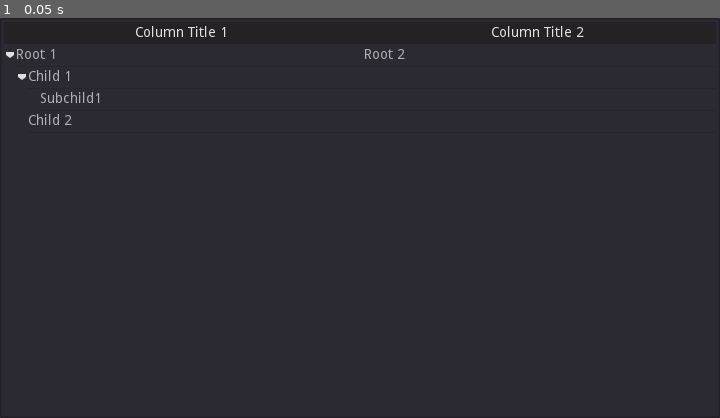
Above: before the commit, frame 1.
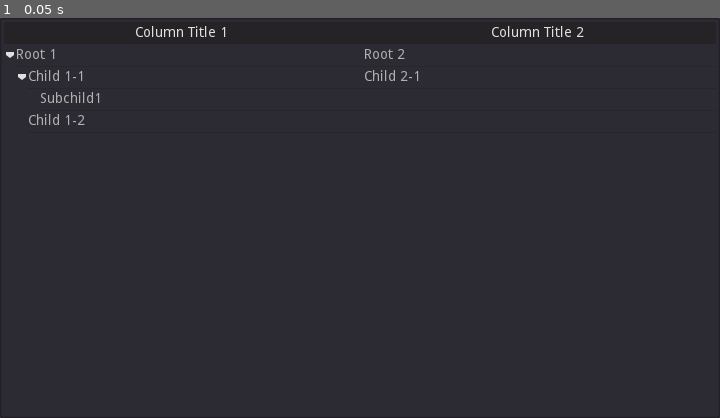
Above: after the commit, the same moment.

Repository: xcession/godot-tree-node
Game: Godot game, scene res://Main.tscn
Same seed, same stepped clock (60 frames per second), same inputs: the game is played once before the commit and once after it.
Inputs:
- Up to frame 1 (0.05 s): no input

The runs differ from the first frame. In frame 1, 0.1% of the frame differs, in the area x 9-59%, y 13-27%.

Commit message:
Minor update

Diff:
--- a/Main.gd
+++ b/Main.gd
@@ -1,25 +1,41 @@
 extends Control
 
-onready var tree_node = get_node("Tree")
+
+# Define node
+onready var tree = get_node("Tree")
+
 
 func _ready():
-	var root = tree_node.create_item()
+	# Create root tree
+	var root = tree.create_item()
 
-	tree_node.set_columns(2)
-	tree_node.set_column_titles_visible(true)
+	# Hide root tree
+	tree.set_hide_root(false)
+	# Hide folding arrow
+	tree.set_hide_folding(false)
 
-	tree_node.set_column_title(0, "Column Title 1")
-	tree_node.set_column_title(1, "Column Title 2")
+	# Set column count
+	tree.set_columns(2)
+	# Enable column titles
+	tree.set_column_titles_visible(true)
 
+	#Set column title
+	tree.set_column_title(0, "Column Title 1")
+	tree.set_column_title(1, "Column Title 2")
+
+	# Set root text (hidden if set_hide_root = true)
 	root.set_text(0, "Root 1")
-	#tree_node.set_hide_root(false)
 	root.set_text(1, "Root 2")
 
-	var child1 = tree_node.create_item(root)
-	child1.set_text(0, "Child 1")
+	# Create first childs
+	var child1 = tree.create_item(root)
+	child1.set_text(0, "Child 1-1")
+	child1.set_text(1, "Child 2-1")
 
-	var child2 = tree_node.create_item(root)
-	child2.set_text(0, "Child 2")
+	# Create second child
+	var child2 = tree.create_item(root)
+	child2.set_text(0, "Child 1-2")
 
-	var subchild1 = tree_node.create_item(child1)
+	# Create child1's subchild
+	var subchild1 = tree.create_item(child1)
 	subchild1.set_text(0, "Subchild1")
--- a/Main.tscn
+++ b/Main.tscn
@@ -1,6 +1,6 @@
 [gd_scene load_steps=2 format=2]
 
-[ext_resource path="res://Main.gd" type="Script" id=1]
+[ext_resource path="res://main.gd" type="Script" id=1]
 
 [node name="Main" type="Control"]
 anchor_right = 1.0
--- a/project.godot
+++ b/project.godot
@@ -11,7 +11,7 @@
 [application]
 
 config/name="godot-tree-node"
-run/main_scene="res://Main.tscn"
+run/main_scene="res://main.tscn"
 config/icon="res://icon.png"
 
 [display]
@@ -25,4 +25,5 @@
 
 [rendering]
 
+quality/driver/driver_name="GLES2"
 environment/default_environment="res://default_env.tres"
